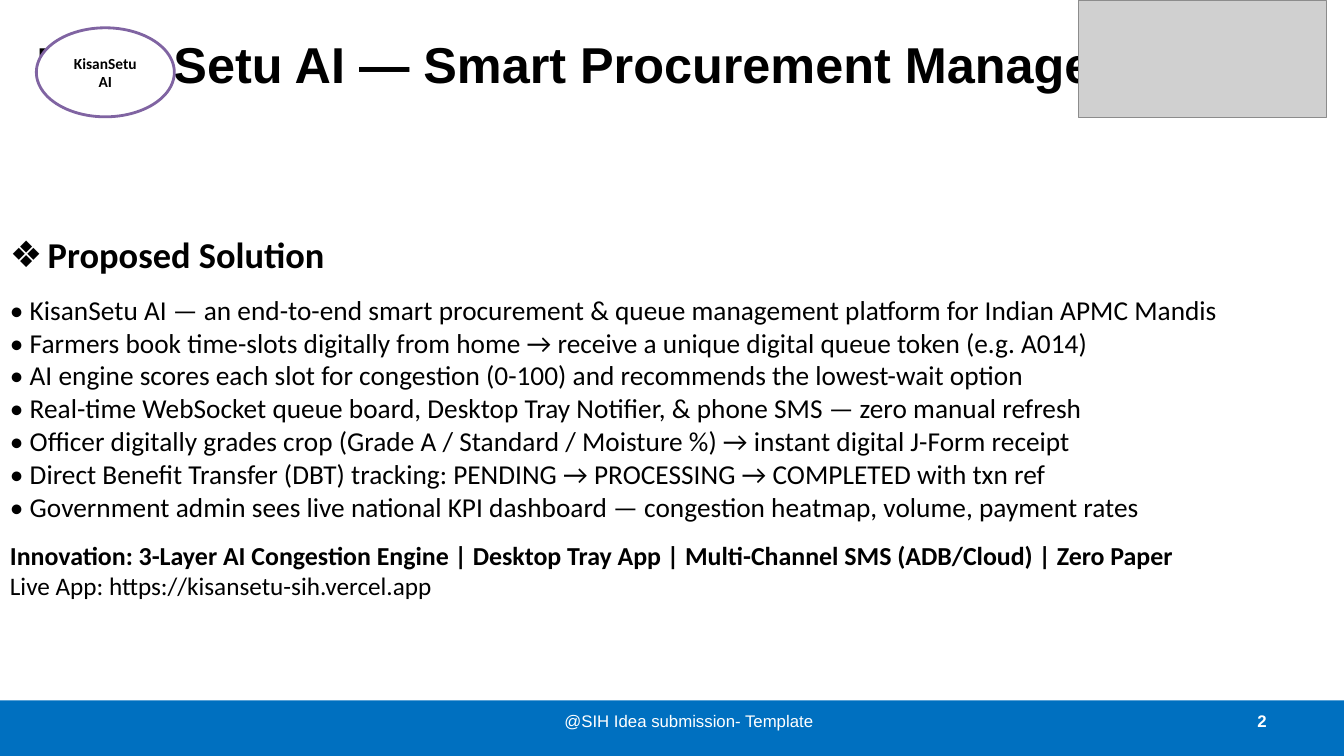
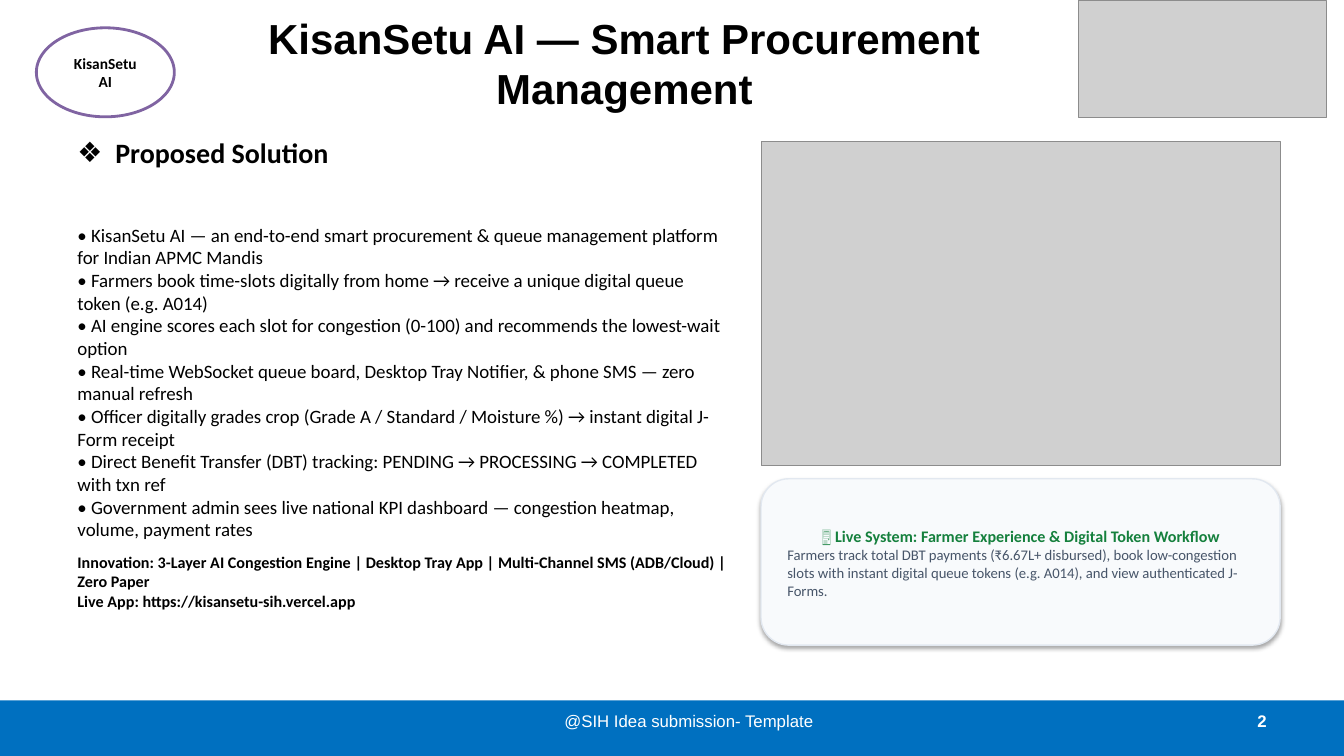
Before and after one commit to YTxFSGAMERz/KisanSetu-AI, a slide deck: slide 2 of KisanSetu-AI_SIH2026_Presentation.pptx. Drawn at 1344x756 pixels with LibreOffice and Linux fonts; fonts in the diff are those of the drawing; grey boxes stand for pictures. Boxes give left, top, right and bottom in pixels: in the first picture for what was removed or moved away, otherwise in the second. Text is boxed around its words. In the diff, an @@ line names an element or a change of style, - is before the commit and + after.

Commit message:
docs(presentation): embed app screenshots and live system callout cards into SIH idea presentation deck and PDF

```diff
--- a/KisanSetu-AI_SIH2026_Presentation.pptx
+++ b/KisanSetu-AI_SIH2026_Presentation.pptx
@@ title "KisanSetu AI — Smart Procurement ...": place and size @@
-title "KisanSetu AI — Smart Procurement ..." at box(36, 43, 1213, 93)
+title "KisanSetu AI — Smart Procurement ..." at box(268, 23, 980, 113)
@@ title "KisanSetu AI — Smart Procurement ..." at box(268, 23, 980, 113): size 36 to 30 pt @@
@@ text "Proposed Solution": place and size @@
-text "Proposed Solution" at box(10, 242, 1216, 599)
+text "Proposed Solution" at box(77, 143, 720, 610)
@@ text "Proposed Solution" at box(77, 143, 720, 610): size 26 to 20 pt in "Proposed Solution"; size 19.5 to 13.5 pt in "• KisanSetu AI — an end-to-end smart ...", "• Farmers book time-slots digitally from home ...", "• AI engine scores each slot for ...", "• Real-time WebSocket queue board, Desktop Tray ..." and 3 more places; size 18.5 to 11.5 pt in "Innovation: 3-Layer AI Congestion Engine | Desktop ..."; size 18 to 11.5 pt, bold on in "Live App: https://kisansetu-sih.vercel.app" @@
@@ picture added at box(761, 141, 1280, 466) @@
@@ rounded rectangle added at box(761, 479, 1280, 645), fill #F8FAFC, outline #E2E8F0 1 pt, 10.5 pt, text #475569 @@
+🖥️ Live System: Farmer Experience & Digital Token Workflow
+Farmers track total DBT payments (₹6.67L+ disbursed), book low-congestion slots with instant digital queue tokens (e.g. A014), and view authenticated J-Forms.
```
Also in this commit, not shown: 5 other slides changed, 18 other files.
